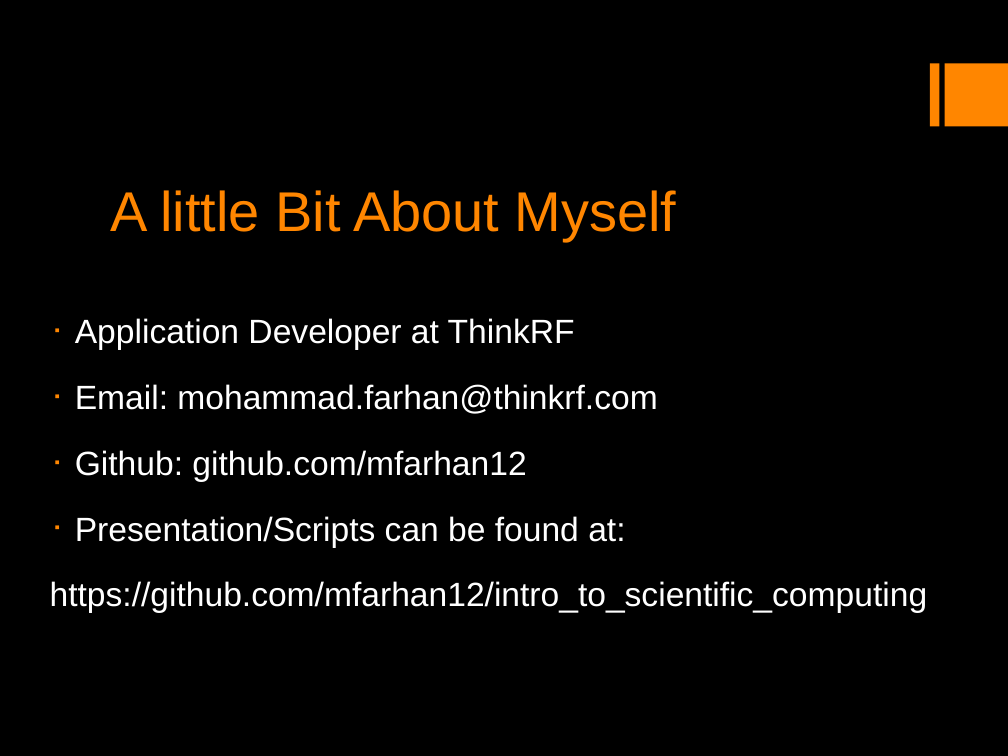
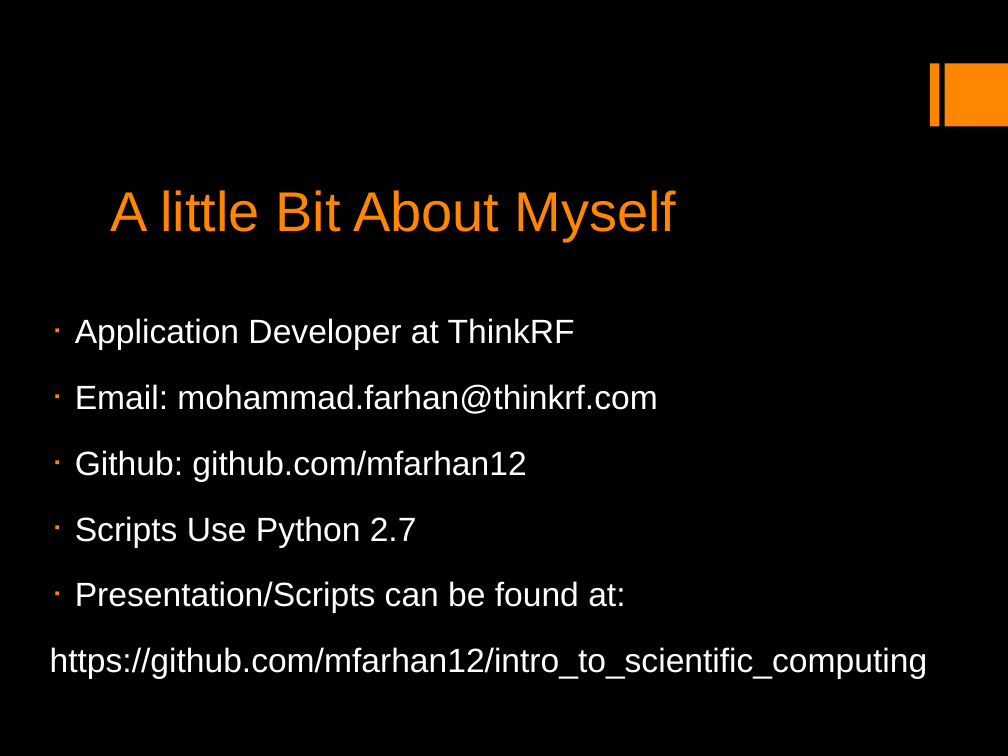
Before and after one commit to mfarhan12/intro_to_scientific_computing, a slide deck: slide 2 of Introduction to Scientific Computing in Python.odp. Drawn at 1008x756 pixels with LibreOffice and Linux fonts; fonts in the diff are those of the drawing. Boxes give left, top, right and bottom in pixels: in the first picture for what was removed or moved away, otherwise in the second. Text is boxed around its words. In the diff, an @@ line names an element or a change of style, - is before the commit and + after.

Commit message:
added python basics slides

```diff
--- a/Introduction to Scientific Computing in Python.odp
+++ b/Introduction to Scientific Computing in Python.odp
@@ text at <box>75,516,417,548</box>: paragraph added @@
+▪ Scripts Use Python 2.7
```
Also in this commit, not shown: 4 other slides changed, 7 slides added, 1 slide removed, 7 other files.
